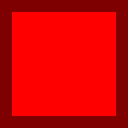
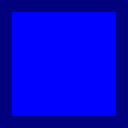
Layered file, before and after one edit (128 × 128). Changes by layer:
pixels changed over 0, 0, 128, 128 (layer not identified)
